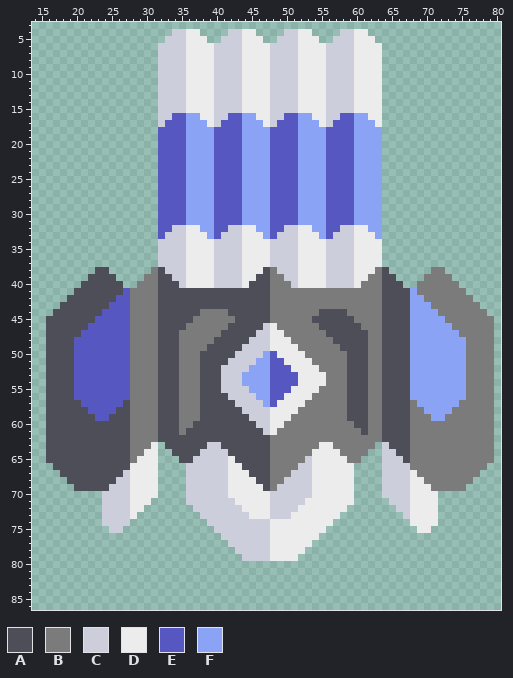
Sprite sheet: assets/sprites/blocks/turrets/allegretto.png. Above: the version before the commit.
The file is 96x96 pixels. Shown: x 14..80, y 3..86.
Palette (. is transparent): A #4d4e58  B #7b7b7b  C #cccedb  D #ececec  E #5757c1  F #8aa3f4
After:
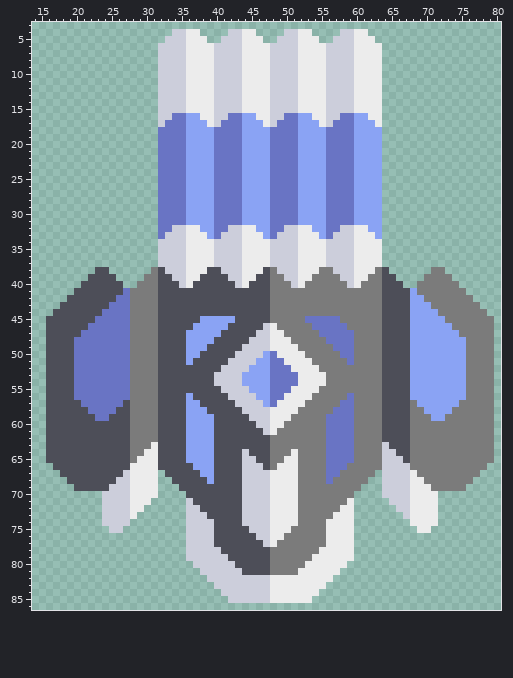
Diff:
@@ palette @@
-E #5757c1
+E #6974c4
@@ x 35..60 @@
 37 CDDDDCCCCDDDDCCCCDDDDCCCCD
-38 CDDDDCCCCDDDABCCCDDDDCCCCD
-39 CDDDDCCCCDDAABBCCDDDDCCCCD
-40 CDDDDCCCCDAAABBBCDDDDCCCCD
+38 CDDDAACCCDDDABCCCDDDBBCCCD
+39 CDDAAAACCDDAABBCCDDBBBBCCD
+40 CDAAAAAACDAAABBBCDBBBBBBCD
 41 AAAAAAAAAAAAABBBBBBBBBBBBB
@@ x 30..65 @@
 43 BBAAAAAAAAAAAAAAAABBBBBBBBBBBBBBBBAA
-44 BBAAAAAABBBBAAAAAABBBBBBBAAAABBBBBAA
-45 BBAAAAABBBBBBAAAAABBBBBBAAAAAABBBBAA
-46 BBAAAABBBBBBAAAAACDBBBBBBAAAAAABBBAA
-47 BBAAABBBBBBAAAAACCDDBBBBBBAAAAAABBAA
-48 BBAAABBBBBAAAAACCCDDDBBBBBBAAAAABBAA
-49 BBAAABBBBAAAAACCCCDDDDBBBBBBAAAABBAA
-50 BBAAABBBAAAAACCCCFEDDDDBBBBBBAAABBAA
-51 BBAAABBBAAAACCCCFFEEDDDDBBBBBAAABBAA
-52 BBAAABBBAAACCCCFFFEEEDDDDBBBBAAABBAA
-53 BBAAABBBAAACCCFFFFEEEEDDDDBBBAAABBAA
-54 BBAAABBBAAACCCFFFFEEEEDDDDBBBAAABBAA
-55 BBAAABBBAAACCCCFFFEEEDDDDBBBBAAABBAA
-56 BBAAABBBAAAACCCCFFEEDDDDBBBBBAAABBAA
-57 BBAAABBBAAAAACCCCFEDDDDBBBBBBAAABBAA
-58 BBAAABBBAAAAAACCCCDDDDBBBBBBBAAABBAA
-59 BBAAABBBAAAAAAACCCDDDBBBBBBBBAAABBAA
-60 BBAAABBAAAAAAAAACCDDBBBBBBBBBBAABBAA
-61 BBAAABAAAAAAAAAAACDBBBBBBBBBBBBABBAA
-62 BBAAAAAAAAAAAAAAAABBBBBBBBBBBBBBBBAA
-63 BD.AAAAAACCAAAAAAABBBBBBBDDBBBBBB.CA
-64 DD..AAAACCCCAAAAAABBBBBBDDDDBBBB..CC
-65 DD...AACCCCCDAAAAABBBBBCDDDDDBB...CC
-66 DD....CCCCCCDDAAAABBBBCCDDDDDD....CC
-67 DD....CCCCCCDDDAAABBBCCCDDDDDD....CC
-68 DD....CCCCCCDDDDAABBCCCCDDDDDD....CC
-69 DD....CCCCCCDDDDDABCCCCCDDDDDD....CC
-70 DD....CCCCCCDDDDDDCCCCCCDDDDDD....CC
-71 D.....CCCCCCCDDDDDCCCCCDDDDDDD.....C
-72 .......CCCCCCCDDDDCCCCDDDDDDD.......
-73 ........CCCCCCCDDDCCCDDDDDDD........
-74 .........CCCCCCCCCDDDDDDDDD.........
-75 ..........CCCCCCCCDDDDDDDD..........
-76 ...........CCCCCCCDDDDDDD...........
-77 ............CCCCCCDDDDDD............
-78 .............CCCCCDDDDD.............
-79 ..............CCCCDDDD..............
-80 ....................................
-81 ....................................
-82 ....................................
-83 ....................................
-84 ....................................
-85 ....................................
+44 BBAAAAAAAAAAAAAAAABBBBBBBBBBBBBBBBAA
+45 BBAAAAAAFFFFFAAAAABBBBBEEEEEBBBBBBAA
+46 BBAAAAAFFFFFAAAAACDBBBBBEEEEEBBBBBAA
+47 BBAAAAFFFFFAAAAACCDDBBBBBEEEEEBBBBAA
+48 BBAAAAFFFFAAAAACCCDDDBBBBBEEEEBBBBAA
+49 BBAAAAFFFAAAAACCCCDDDDBBBBBEEEBBBBAA
+50 BBAAAAFFAAAAACCCCFEDDDDBBBBBEEBBBBAA
+51 BBAAAAFAAAAACCCCFFEEDDDDBBBBBEBBBBAA
+52 BBAAAAAAAAACCCCFFFEEEDDDDBBBBBBBBBAA
+53 BBAAAAAAAACCCCFFFFEEEEDDDDBBBBBBBBAA
+54 BBAAAAAAAACCCCFFFFEEEEDDDDBBBBBBBBAA
+55 BBAAAAAAAAACCCCFFFEEEDDDDBBBBBBBBBAA
+56 BBAAAAFAAAAACCCCFFEEDDDDBBBBBEBBBBAA
+57 BBAAAAFFAAAAACCCCFEDDDDBBBBBEEBBBBAA
+58 BBAAAAFFFAAAAACCCCDDDDBBBBBEEEBBBBAA
+59 BBAAAAFFFFAAAAACCCDDDBBBBBEEEEBBBBAA
+60 BBAAAAFFFFAAAAAACCDDBBBBBBEEEEBBBBAA
+61 BBAAAAFFFFAAAAAAACDBBBBBBBEEEEBBBBAA
+62 BBAAAAFFFFAAAAAAAABBBBBBBBEEEEBBBBAA
+63 BDAAAAFFFFAAAAAAAABBBBBBBBEEEEBBBBCA
+64 DDAAAAFFFFAAAACAAABBBDBBBBEEEEBBBBCC
+65 DDAAAAFFFFAAAACCAABBDDBBBBEEEEBBBBCC
+66 DDAAAAAFFFAAAACCCABDDDBBBBEEEBBBBBCC
+67 DD.AAAAAFFAAAACCCCDDDDBBBBEEBBBBB.CC
+68 DD..AAAAAFAAAACCCCDDDDBBBBEBBBBB..CC
+69 DD...AAAAAAAAACCCCDDDDBBBBBBBBB...CC
+70 DD....AAAAAAAACCCCDDDDBBBBBBBB....CC
+71 D.....CAAAAAAACCCCDDDDBBBBBBBD.....C
+72 ......CCAAAAAACCCCDDDDBBBBBBDD......
+73 ......CCCAAAAACCCCDDDDBBBBBDDD......
+74 ......CCCCAAAACCCCDDDDBBBBDDDD......
+75 ......CCCCAAAAACCCDDDBBBBBDDDD......
+76 ......CCCCAAAAAACCDDBBBBBBDDDD......
+77 ......CCCCAAAAAAACDBBBBBBBDDDD......
+78 ......CCCCCAAAAAAABBBBBBBDDDDD......
+79 ......CCCCCCAAAAAABBBBBBDDDDDD......
+80 .......CCCCCCAAAAABBBBBDDDDDD.......
+81 ........CCCCCCAAAABBBBDDDDDD........
+82 .........CCCCCCCCCDDDDDDDDD.........
+83 ..........CCCCCCCCDDDDDDDD..........
+84 ...........CCCCCCCDDDDDDD...........
+85 ............CCCCCCDDDDDD............
 86 ....................................
